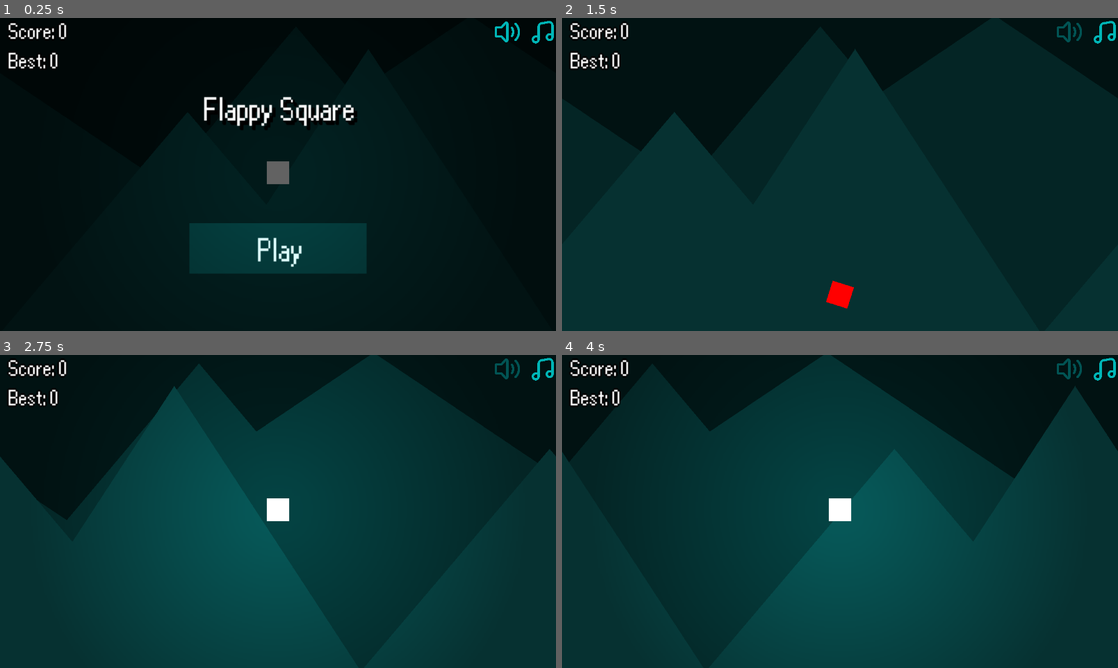
Above: before the commit, frames 1-4 (two rows, left to right).
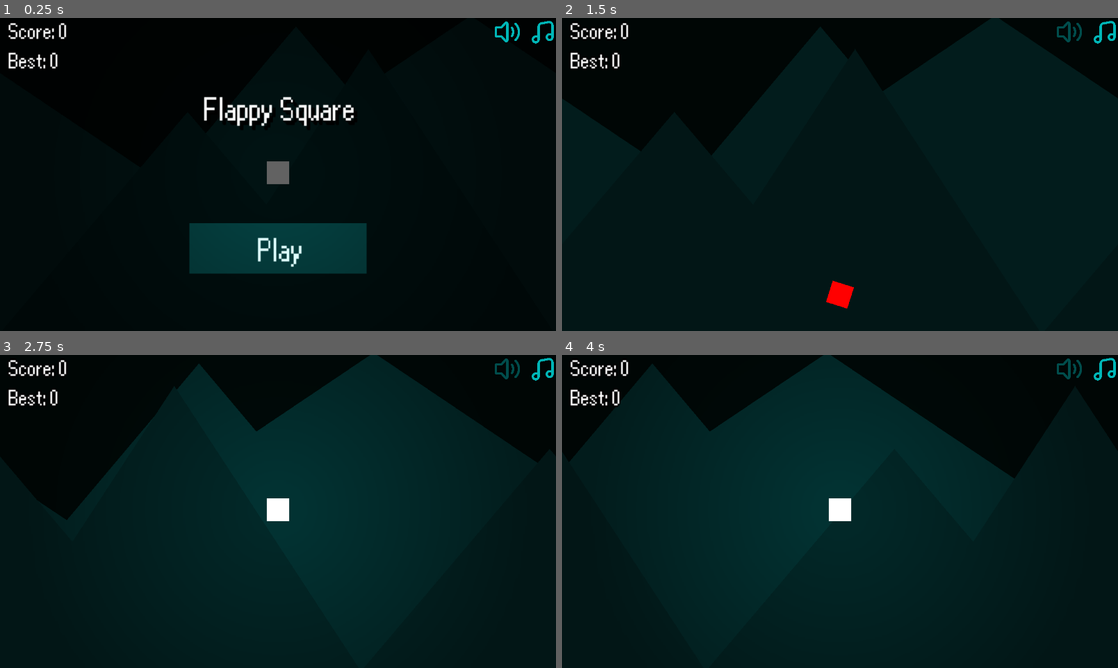
Above: after the commit, the same moments.

Repository: Nabil080/flappy-square
Game: Godot game, scene res://core/game.tscn
Two runs of this game, one before a commit and one after it. Both use one fixed random seed, a clock stepped at 60 frames per second and the inputs below.
Inputs (mouse positions are in pixels of both pictures, inside the frame that each line leads up to):
- Up to frame 1 (0.25 s): no input
- Up to frame 2 (1.5 s): click "Play" at 0.5 s; click (1067, 30) at 1.25 s
- Up to frame 3 (2.75 s): click "Restart" at 2 s
- Up to frame 4 (4 s): click (1067, 367) at 2.75 s; click (1067, 367) at 3.5 s

The runs differ from the first frame. In frame 2, 46% of the frame differs, in the area x 0-100%, y 10-100%; in frame 3, 46%; in frame 4, 46%.

Commit message:
parallax colors

Diff:
--- a/core/parallax.tscn
+++ b/core/parallax.tscn
@@ -8,7 +8,7 @@
 script = ExtResource("1_gr24y")
 
 [node name="ParallaxLayer" type="ParallaxLayer" parent="."]
-modulate = Color(0.026093317, 0.19247076, 0.1924712, 1)
+modulate = Color(0.0074307728, 0.088301785, 0.0883015, 1)
 z_index = -5
 motion_mirroring = Vector2(640, 0)
 
@@ -25,7 +25,7 @@
 mesh = SubResource("PrismMesh_4c55m")
 
 [node name="ParallaxLayer2" type="ParallaxLayer" parent="."]
-modulate = Color(0.015686275, 0.14509805, 0.14509805, 1)
+modulate = Color(0.009924446, 0.11030627, 0.110306196, 1)
 z_index = -6
 motion_scale = Vector2(0.5, 0.5)
 motion_mirroring = Vector2(640, 0)
@@ -43,7 +43,7 @@
 mesh = SubResource("PrismMesh_4c55m")
 
 [node name="ParallaxLayer3" type="ParallaxLayer" parent="."]
-modulate = Color(0.0050590564, 0.06981329, 0.06981311, 1)
+modulate = Color(0.0006940364, 0.024093369, 0.020498523, 1)
 z_index = -7
 motion_scale = Vector2(0.5, 0.5)
 motion_mirroring = Vector2(640, 0)
@@ -61,7 +61,7 @@
 mesh = SubResource("PrismMesh_4c55m")
 
 [node name="ParallaxLayer4" type="ParallaxLayer" parent="."]
-modulate = Color(0.026093317, 0.19247076, 0.1924712, 1)
+modulate = Color(0.0074307728, 0.088301785, 0.0883015, 1)
 z_index = -5
 position = Vector2(-320, 0)
 motion_mirroring = Vector2(640, 0)
@@ -79,7 +79,7 @@
 mesh = SubResource("PrismMesh_4c55m")
 
 [node name="ParallaxLayer5" type="ParallaxLayer" parent="."]
-modulate = Color(0.015686275, 0.14509805, 0.14509805, 1)
+modulate = Color(0.009924446, 0.11030627, 0.110306196, 1)
 z_index = -6
 position = Vector2(-320, 0)
 motion_scale = Vector2(0.5, 0.5)
@@ -98,7 +98,7 @@
 mesh = SubResource("PrismMesh_4c55m")
 
 [node name="ParallaxLayer6" type="ParallaxLayer" parent="."]
-modulate = Color(0.0050590564, 0.06981329, 0.06981311, 1)
+modulate = Color(0.0006940364, 0.024093369, 0.020498523, 1)
 z_index = -7
 position = Vector2(-320, 0)
 motion_scale = Vector2(0.5, 0.5)
